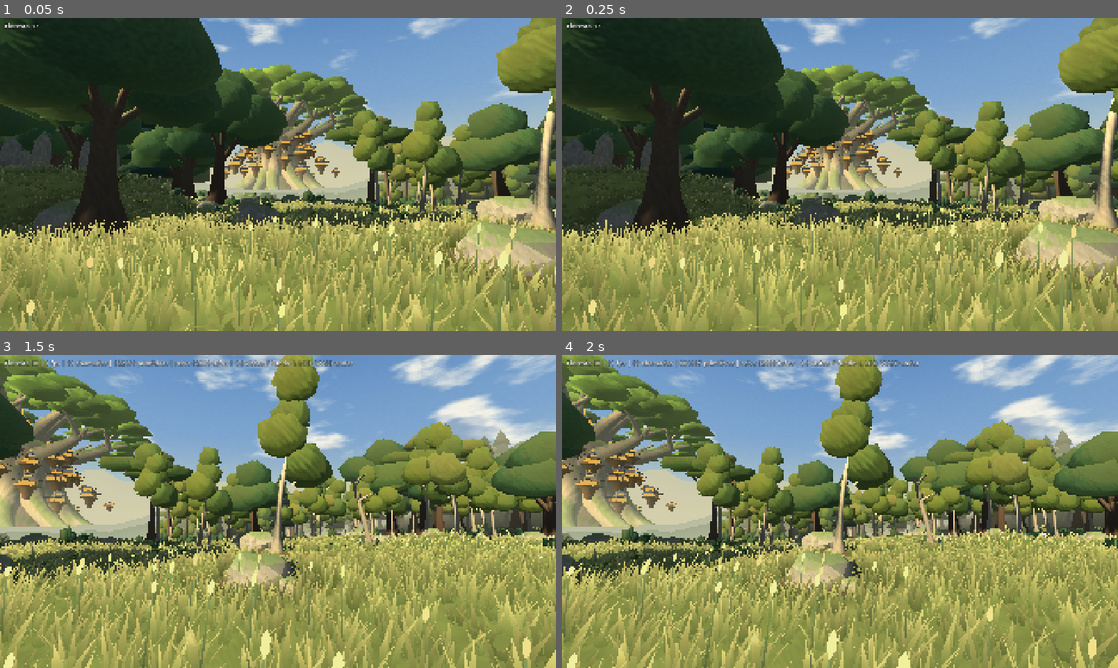
Above: before the commit, frames 1-4 (two rows, left to right).
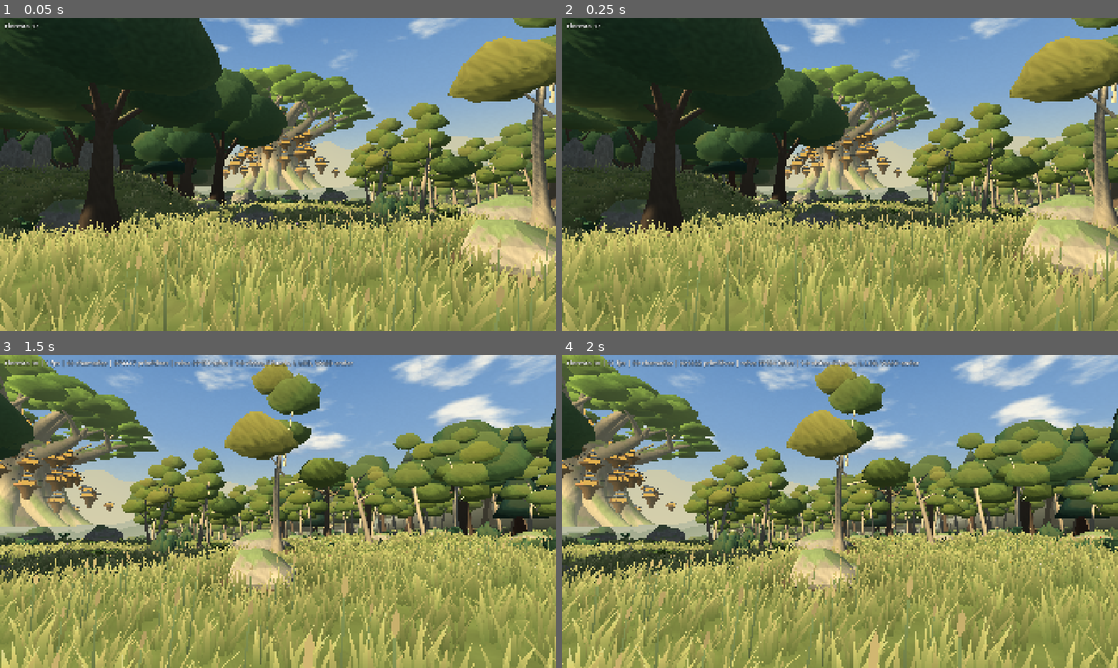
Above: after the commit, the same moments.

Repository: arthof09-ai/jogo-verdadeiro-rascunhos
Game: Godot game, scene res://mapa/floresta/campo_floresta.tscn
The game is run twice, just before and just after one commit, with the same random seed, the same clock (stepped at 60 frames per second) and the same inputs. This scene is started directly instead of the project's main scene.
Inputs (mouse positions are in pixels of both pictures, inside the frame that each line leads up to):
- Up to frame 1 (0.05 s): no input
- Up to frame 2 (0.25 s): no input
- Up to frame 3 (1.5 s): tap Enter at 0.5 s; move the mouse to (400, 495) at 0.52 s; hold Right 0.53-1.25 s; tap 1 at 0.6 s; click (400, 495) at 0.67 s; tap Space at 0.77 s; drag from (166, 527) to (250, 574) at 1.27 s
- Up to frame 4 (2 s): no input

The runs differ from the first frame. In frame 1, 34% of the frame differs, in the area x 0-100%, y 0-100%; in frame 2, 34%; in frame 3, 42%; in frame 4, 42%.

Commit message:
Ordem 38 (mapa da floresta) — defeitos 6 e 5: vidoeiro de copa leve (massas pequenas em espiral larga, com céu por entre elas), tronco do carvalho menos grosso, espigas e juncos mais finos; a cabeça das hastes com luz contida e tecto de cor (palha, não espelho)
Co-Authored-By: Claude <noreply@anthropic.com>

Diff:
--- a/rascunhos/cliente/mapa/floresta/formas_floresta.gd
+++ b/rascunhos/cliente/mapa/floresta/formas_floresta.gd
@@ -29,7 +29,7 @@
 static func raio_tronco(familia: int, h: float) -> float:
 	match familia:
 		REDONDA:
-			return h * 0.050
+			return h * 0.040
 		CONIFERA:
 			return h * 0.030
 		JOVEM:
@@ -173,20 +173,21 @@
 	var casca := Paleta.CASCA_CLARA.lerp(Color("#c9c2ae"), _rf(r, 0.2, 0.7))
 	var cimo := _tronco(lt, pos, topo, raio, 0.45, incl, fase, casca, detalhe, 0.35)
 	var sombras: Array = []
-	var n := r.randi_range(4, 5) if detalhe > 0 else 2
+	var n := r.randi_range(5, 6) if detalhe > 0 else 3
 	var centro_vol := cimo - Vector3(0, h * 0.05, 0)
 	for b in n:
 		var t := float(b) / float(maxi(n - 1, 1))
-		var ang := TAU * (float(b) * 0.38 + r.randf() * 0.2)
-		var dist := h * _rf(r, 0.05, 0.13) * (1.0 - 0.6 * t)
-		var c := cimo + Vector3(cos(ang) * dist, h * lerpf(-0.20, 0.24, t), sin(ang) * dist)
-		var rb := h * _rf(r, 0.11, 0.15) * lerpf(1.0, 0.8, t)
+		# massas pequenas em espiral larga à volta do tronco: copa leve, com céu por entre elas
+		var ang := TAU * (float(b) * 0.40 + r.randf() * 0.12)
+		var dist := h * _rf(r, 0.13, 0.21) * (1.0 - 0.78 * t * t)
+		var c := cimo + Vector3(cos(ang) * dist, h * lerpf(-0.22, 0.27, t), sin(ang) * dist)
+		var rb := h * _rf(r, 0.10, 0.135) * lerpf(1.0, 0.78, t)
 		if detalhe > 0 and b < n - 1:
 			lt.tubo([[cimo - Vector3(0, (0.45 - 0.3 * t) * topo, 0), raio * 0.36], [c, raio * 0.12]], 4, casca, casca, false)
 		var tinta := Paleta.COPA_JOVEM.lerp(Paleta.COPA_REDONDA_B, _rf(r, 0.0, 0.6))
 		if r.randf() < 0.18:
 			tinta = tinta.lerp(Paleta.COPA_OURO, _rf(r, 0.3, 0.6))
-		lc.bolha(c, Vector3(rb, rb * _rf(r, 1.15, 1.40), rb), detalhe, tinta, _rf(r, 0.0, 90.0), centro_vol, fase, 1.2, 0.36)
+		lc.bolha(c, Vector3(rb * 1.25, rb * _rf(r, 0.80, 1.0), rb * 1.25), detalhe, tinta, _rf(r, 0.0, 90.0), centro_vol, fase, 1.2, 0.36)
 		sombras.append([c, rb * 0.85])
 	return sombras
 
@@ -376,7 +377,7 @@
 			idx.append_array([c, p0, p1, c, p1, p2])
 	else:
 		# losango (espiga) ou charuto (junco): 4 gomos, dois níveis
-		var raio := 0.028 if tipo == "espiga" else 0.035
+		var raio := 0.020 if tipo == "espiga" else 0.032
 		var comp := 0.16 if tipo == "espiga" else 0.20
 		var b2 := v.size()
 		v.append(topo)
--- a/rascunhos/cliente/mapa/floresta/shaders/haste.gdshader
+++ b/rascunhos/cliente/mapa/floresta/shaders/haste.gdshader
@@ -44,5 +44,7 @@
 void fragment() {
 	vec3 alb = mix(cor_haste * (0.7 + 0.5 * v_alt), v_cor, v_cabeca);
 	float vis = smoothstep(0.30, 0.70, v_mapa.r);
-	ALBEDO = min(luz_pintada(alb, vec3(0.0, 1.0, 0.0), vis), vec3(0.94));
+	// a cabeça é palha ou pétala, não um espelho: luz contida e tecto de cor (defeito 5)
+	vec3 cor = luz_pintada(alb, vec3(0.0, 1.0, 0.0), vis) * mix(1.0, 0.74, v_cabeca);
+	ALBEDO = min(cor, vec3(0.90, 0.86, 0.74));
 }
